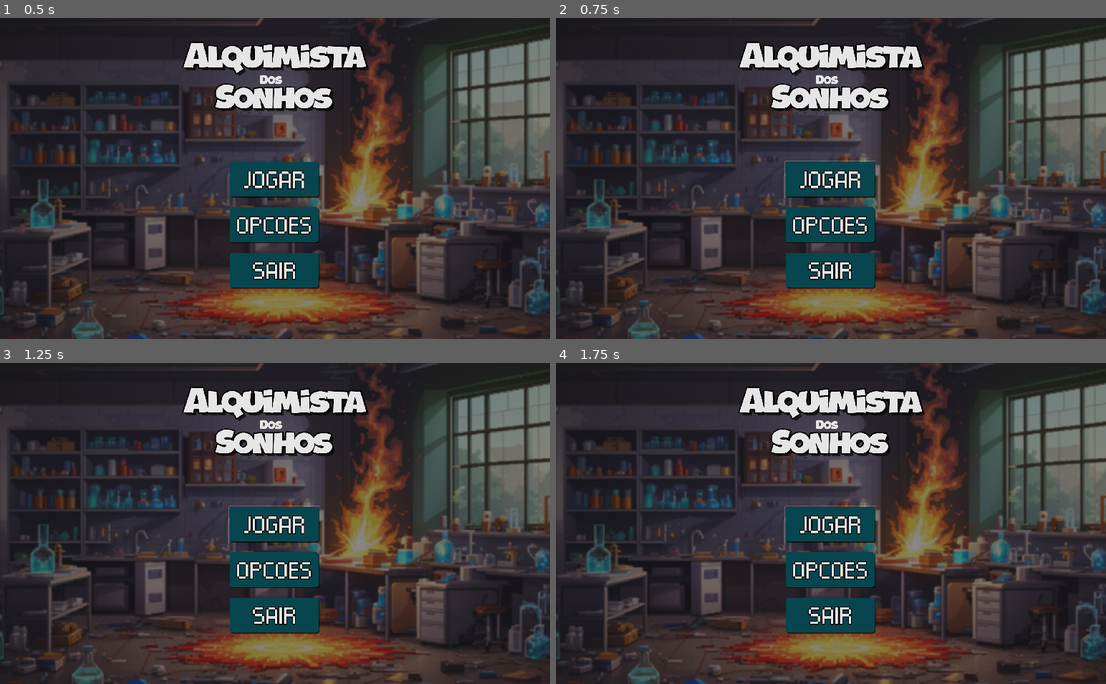
Above: before the commit, frames 1-4 (two rows, left to right).
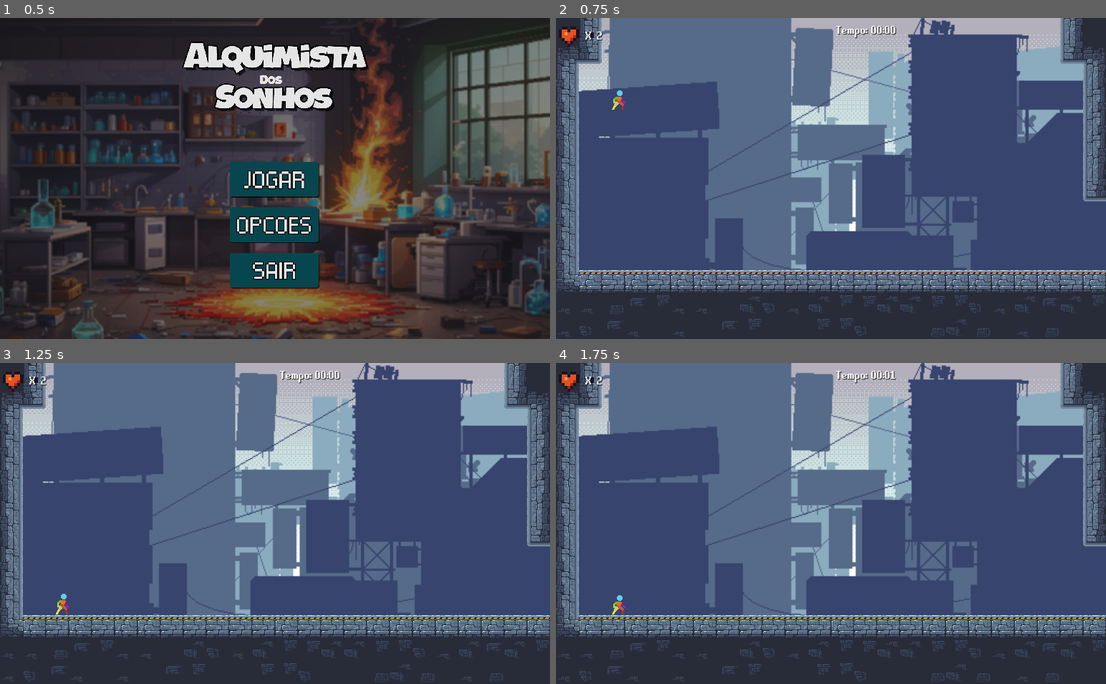
Above: after the commit, the same moments.

Repository: Eduardo-Pyment/Alquimista_dos_Sonhos-A_ultima_semente
Game: Godot game, scene res://Menus/MenuPrincipal/menu_principal.tscn
Same seed, same stepped clock (60 frames per second), same inputs: the game is played once before the commit and once after it. This scene is started directly instead of the project's main scene.
Inputs (mouse positions are in pixels of both pictures, inside the frame that each line leads up to):
- Up to frame 1 (0.5 s): no input
- Up to frame 2 (0.75 s): click (831, 178) at 0.5 s
- Up to frame 3 (1.25 s): no input
- Up to frame 4 (1.75 s): click (831, 523) at 1.27 s

Frame 1 is identical in both runs. In frame 2, 93% of the frame differs, in the area x 0-100%, y 0-100%; in frame 3, 93%; in frame 4, 93%.

Commit message:
Caminho fase1 reparado

Diff:
--- a/Menus/MenuPrincipal/MenuPrincipal.gd
+++ b/Menus/MenuPrincipal/MenuPrincipal.gd
@@ -4,7 +4,7 @@
 	pass
 
 func _on_jogar_pressed():
-	get_tree().change_scene_to_file("res://Scenes/fase_1.tscn")
+	get_tree().change_scene_to_file("res://Fases/fase_1.tscn")
 	MusicController.stop_music()
 
 
